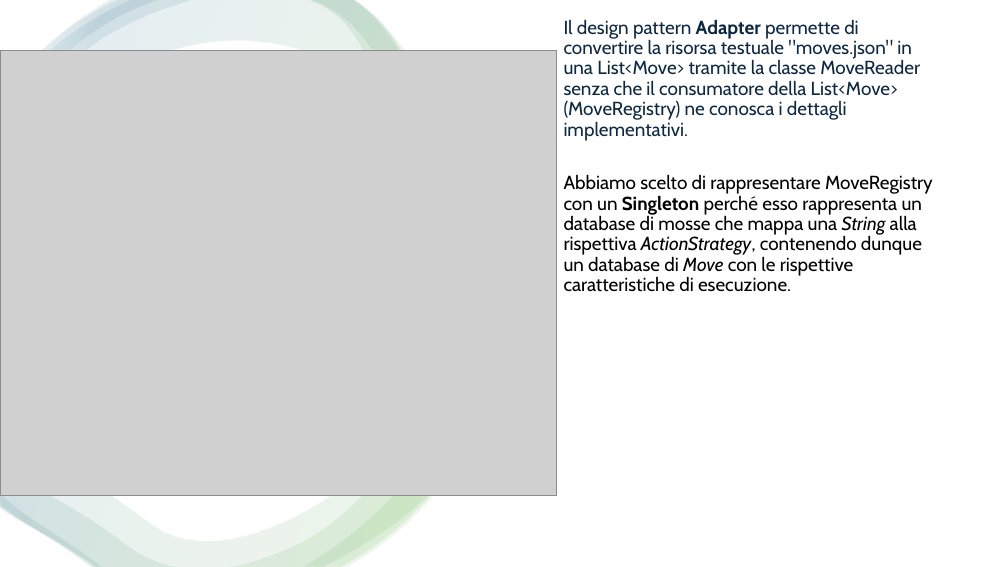
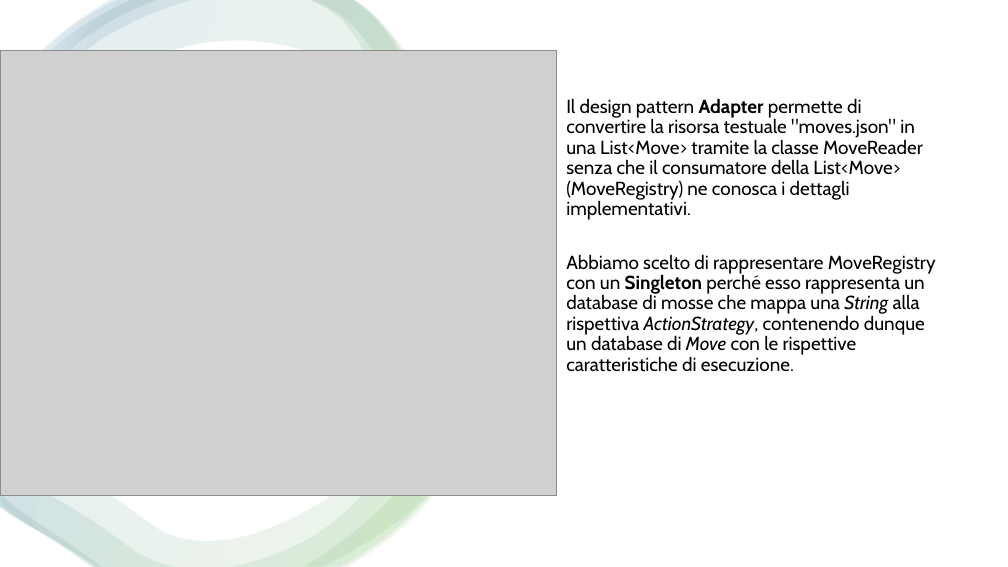
Before and after one commit to samMM-cs/iss-team2, a slide deck: slide 20 of Revisione.pptx. Drawn at 1008x567 pixels with LibreOffice and Linux fonts; fonts in the diff are those of the drawing; grey boxes stand for pictures. Boxes give left, top, right and bottom in pixels: in the first picture for what was removed or moved away, otherwise in the second. Text is boxed around its words. In the diff, an @@ line names an element or a change of style, - is before the commit and + after.

```diff
--- a/Revisione.pptx
+++ b/Revisione.pptx
@@ text "Il design pattern Adapter permette ...": place and size @@
-text "Il design pattern Adapter permette ..." at <box>564,19,933,292</box>
+text "Il design pattern Adapter permette ..." at <box>566,98,936,372</box>
@@ text at <box>566,98,923,220</box>: text colour #0E2841 to #000000 in "Il design pattern Adapter permette di convertire ..." @@
```
Also in this commit, not shown: 1 other slide changed, 1 slide added, 1 slide removed, 1 other file.
